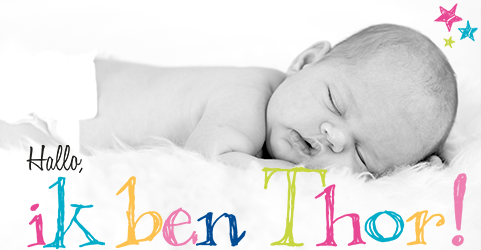
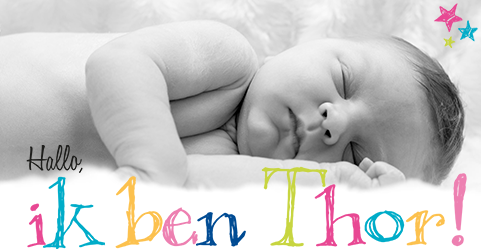
The second 481 x 250 image is a revision of the first. Changes to its layers:
painted on "thor" over (0, 0, 481, 250)
